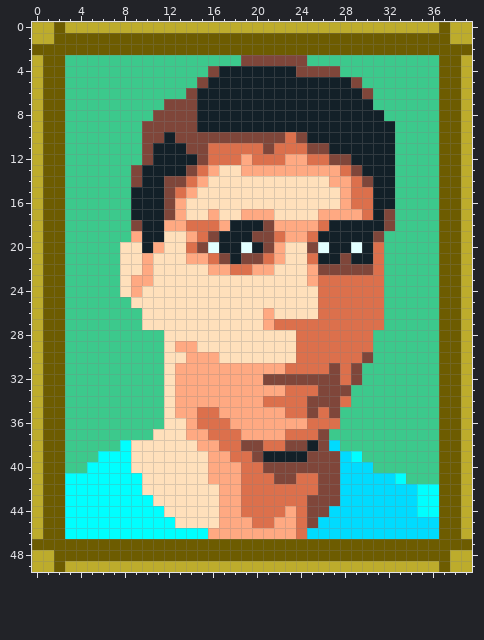
Pixel-art sprite, stored at assets/devs/Barion.png. Above, as it was before the edit.
The file is 40x50 pixels.
And afterwards:
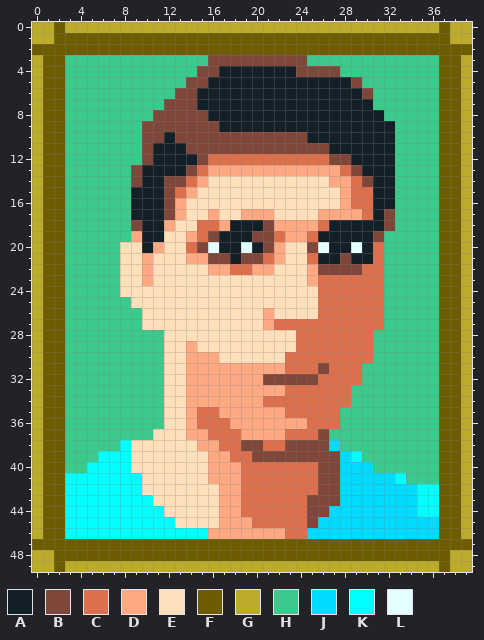
Palette (. is transparent): A #132028  B #7f463a  C #dc704c  D #ffa982  E #ffe0bb  F #6d5c00  G #bdac2c  H #3cc98c  J #00dbff  K #00ffff  L #e3ffff
The edit:
Colour A gives way to colour B in row 8 at x 15; in row 9 at x 15 to 16; in row 38 at x 25; in row 39 at x 21 to 24.
Colour C gives way to colour B in row 10 at x 23; in row 11 at x 16 to 20 and 22 to 24; in row 21 at x 16; in row 31 at x 26.
Colour H gives way to colour B in row 3 at x 16 to 18; in row 4 at x 15; in row 5 at x 14; in row 6 at x 13.
Colour B gives way to colour C in row 22 at x 30; in row 30 at x 30; in row 31 at x 27 and 29; in row 32 at x 26 to 27 and 29; in row 33 at x 26 to 28; in row 34 at x 25 to 27.
Colour B gives way to colour C in row 35 at x 25 and 27; in row 40 at x 21 to 25; in row 41 at x 22 to 23.
Colour D gives way to colour C in row 12 at x 19 and 23 to 24; in row 44 at x 23; in row 45 at x 22 to 23; in row 46 at x 23.
Colour E gives way to colour C in row 30 at x 23.
Colour E gives way to colour D in row 13 at x 17 to 18.
Colour C gives way to colour E in row 18 at x 14.
Colour D gives way to colour E in row 18 at x 13; in rows 23 to 24 at x 9; in row 29 at x 13; in rows 31 to 35 at x 13.
Where, in picture pixels (left, top, right, bottom), the same in both pictures:
changed: (175, 55, 307, 176)
changed: (131, 220, 219, 418)
changed: (362, 264, 373, 275)
changed: (263, 352, 373, 539)
